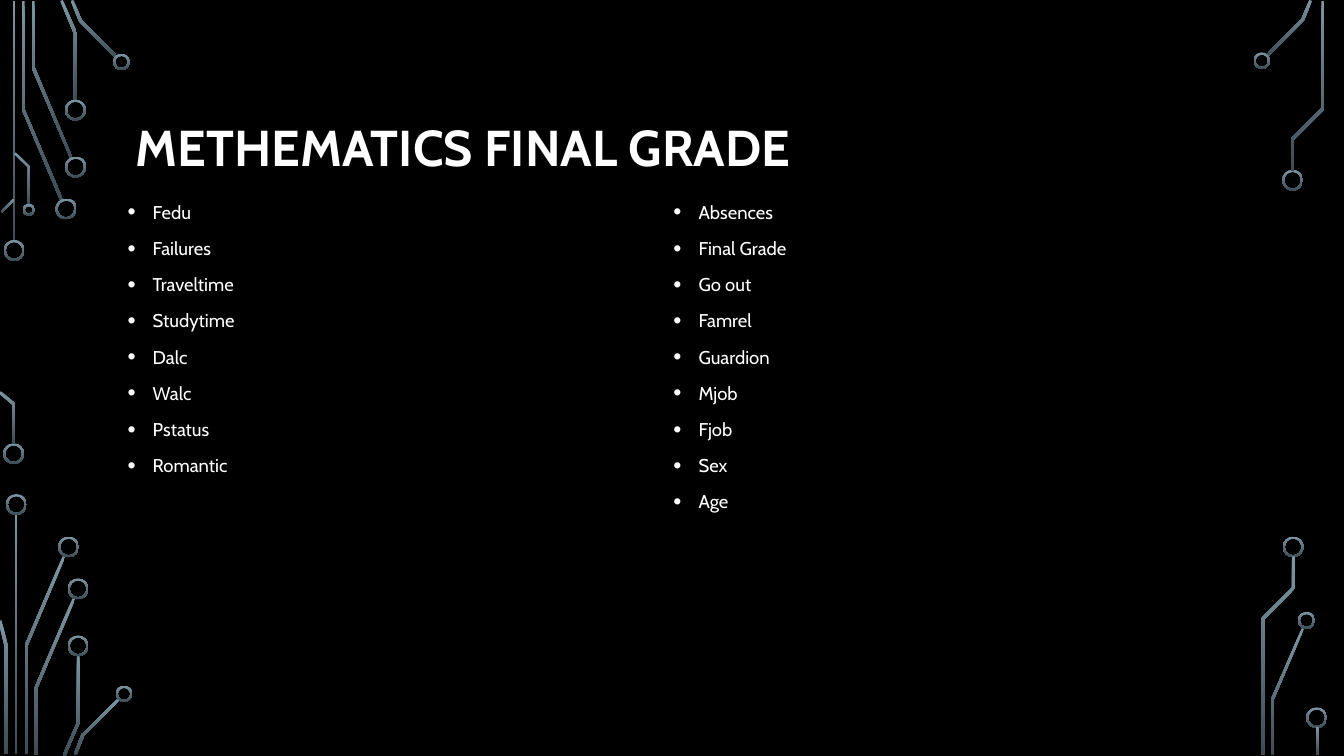
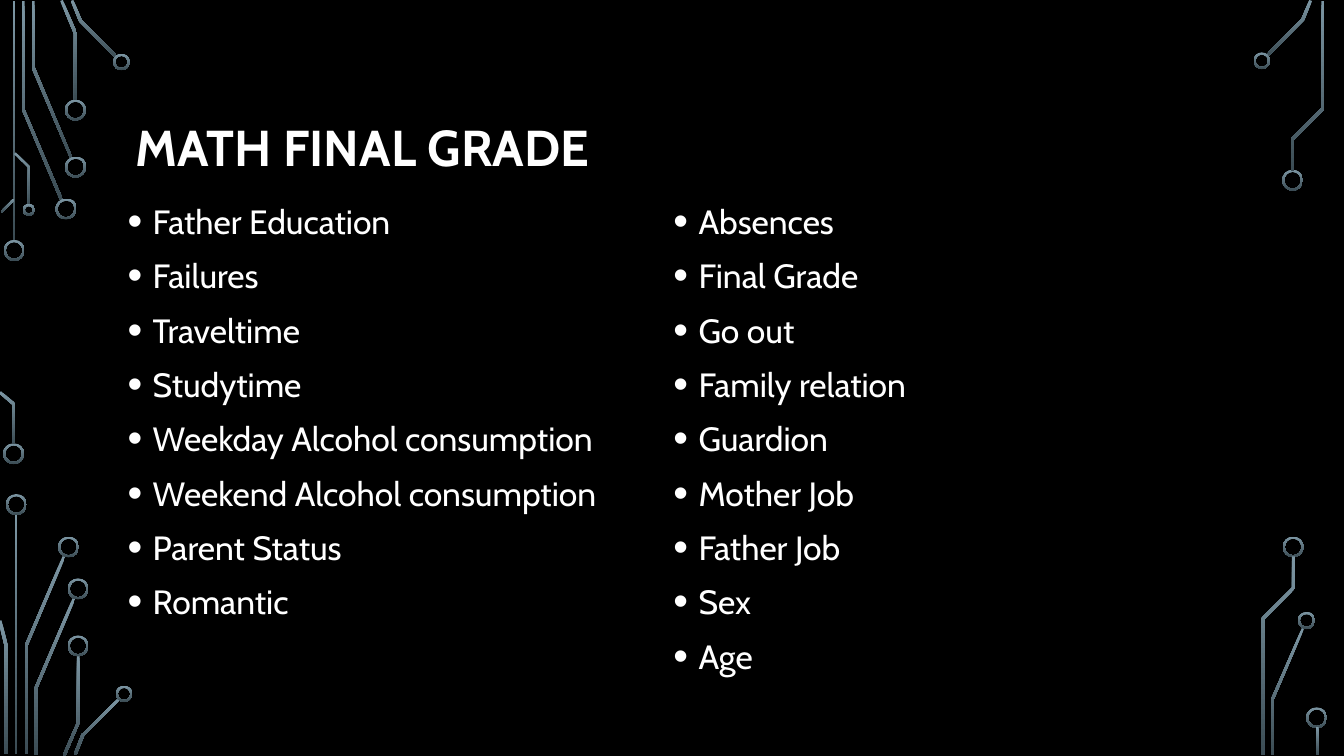
Before and after one commit to bugraefendi/ML-Grades, a slide deck: slide 3 of UpdateMachine Learning I Short Project.pptx. Drawn at 1344x756 pixels with LibreOffice and Linux fonts; fonts in the diff are those of the drawing; background and template pictures are left out. Boxes give left, top, right and bottom in pixels: in the first picture for what was removed or moved away, otherwise in the second. Text is boxed around its words. In the diff, an @@ line names an element or a change of style, - is before the commit and + after.

```diff
--- a/UpdateMachine Learning I Short Project.pptx
+++ b/UpdateMachine Learning I Short Project.pptx
@@ title at (136,130,589,167): text changed @@
-METHEMATICS FINAL GRADE
+MATH FINAL GRADE
@@ text at (153,208,390,235): text changed; size 13.2 to 24 pt @@
-• Fedu
+• Father Education
@@ text at (699,208,858,677): size 13.2 to 24 pt in "Absences", "Final Grade", "Go out", "Guardion" and 2 more places @@
@@ text at (153,262,302,615): size 13.2 to 24 pt in "Failures", "Traveltime", "Studytime", "Romantic" @@
@@ text at (699,371,906,405): text changed; size 13.2 to 24 pt @@
-• Famrel
+• Family relation
@@ text at (153,425,596,561): text changed; size 13.2 to 24 pt @@
-• Dalc
-• Walc
-• Pstatus
+• Weekday Alcohol consumption
+• Weekend Alcohol consumption
+• Parent Status
@@ text at (699,480,854,566): text changed; size 13.2 to 24 pt @@
-• Mjob
-• Fjob
+• Mother Job
+• Father Job
```
Also in this commit, not shown: 9 other slides changed, 3 slides added.
